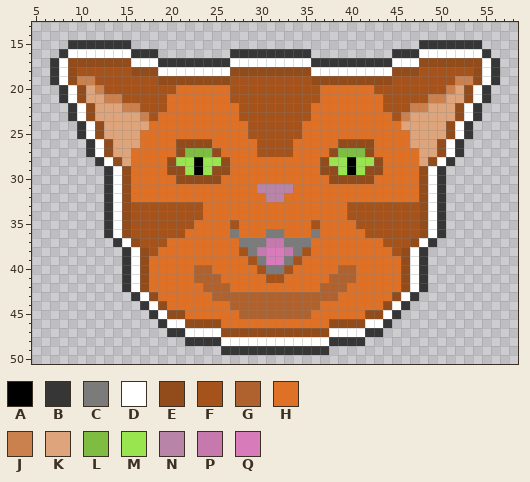
One commit to this pixel-art sprite: Purr-fect Defense/Assets/Daniëlle/assets/Sprites/app icon charlie.png. Above, as it was before the edit.
The file is 64x64 pixels. Colours within 5 levels of each other are drawn and written as one. Shown: x 5..58, y 13..50.
Palette (. is transparent): A #000000  B #363636  C #7b7b7b  D #ffffff  E #924b1a  F #a5531b  G #af622e  H #df7126  J #cb814e  K #dea47c  L #7fbd42  M #99e550  N #b885a8  P #c579ad  Q #d77bba
Pixels before, first column x 7:
15 ..BBBBBBB................................BBBBBBB..
16 .BDDDDDDDBBB........BBBBBBBBB.........BBBDDDDDDDB.
17 BDEEEEEEEDDDBBBBBBBBDDDDDDDDDBBBBBBBBBDDDEEEEEEEDB
18 BDEFFFFFFEEEDDDDDDDDEEEEEEEEEDDDDDDDDDEEEFFFFFFEDB
19 BDEJJFFFFFFFEEEEEEEEFFFFFFFFFEEEEEEEEEFFFFFFFJJEDB
20 .BDEKJFFFFFFFFHHHHHHFFFFFFFFFFHHHHHHFFFFFFFFJKEDB.
21 .BDEKKJJFFFFFHHHHHHHFFFFFFFFFFHHHHHHHFFFFFJJKKEDB.
22 ..BDEKKKJJFFFHHHHHHHHFFFFFFFFHHHHHHHHFFFJJKKKEDB..
23 ..BDEKKKKKJFHHHHHHHHHFFFFFFFFHHHHHHHHHFJKKKKKEDB..
24 ...BDEKKKKKHHHHHHHHHHHFFFFFFHHHHHHHHHHHKKKKKEDB...
25 ...BDEKKKKHHHHHHHHHHHHFFFFFFHHHHHHHHHHHHKKKKEDB...
26 ....BDEKKKHHHHEEEEHHHHHFFFFHHHHHEEEEHHHHKKKEDB....
27 ....BDEKKHHHHHELLLEHHHHFFFFHHHHELLLEHHHHHKKEDB....
28 .....BDEKHHHHEMMAMMEHHHHHHHHHHEMMAMMEHHHHKEDB.....
29 ......BDEHHHHEEMAMEEHHHHHHHHHHEEMAMEEHHHHEDB......
30 ......BDEHHHHHEEEEEHHHHHHHHHHHHEEEEEHHHHHEDB......
31 ......BDEHHHHHHHHHHHHHHNNNNHHHHHHHHHHHHHHEDB......
32 ......BDEHHHHHHHHHHHHHHHNNHHHHHHHHHHHHHHHEDB......
33 ......BDEFFFFFFFFHHHHHHHHHHHHHHHHFFFFFFFFEDB......
34 ......BDEFFFFFFFFHHHHHHHHHHHHHHHHFFFFFFFFEDB......
35 ......BDEFFFFFFFHHHHFHHHHHHHHFHHHHFFFFFFFEDB......
36 ......BDEFFFFFFHHHHHCHHHCCHHHCHHHHHFFFFFFEDB......
37 .......BDEFFFHHHHHHHHCCCPPCCCHHHHHHHHFFFEDB.......
38 ........BDEFHHHHHHHHHFCPQQPCFHHHHHHHHHFEDB........
39 ........BDEHHHHHHHHHHHFCQQCFHHHHHHHHHHHEDB........
40 ........BDEHHHHHGGHHHHHFCCFHHHHHGGHHHHHEDB........
41 ........BDEHHHHHGGGHHHHHFFHHHHHGGGHHHHHEDB........
42 ........BDEHHHHHHGGGHHHHHHHHHHGGGHHHHHHEDB........
43 .........BDEHHHHHHGGGGGGGGGGGGGGHHHHHHEDB.........
44 ..........BDEHHHHHHHGGGGGGGGGGHHHHHHHEDB..........
45 ...........BDEEHHHHHHGGGGGGGGHHHHHHEEDB...........
46 ............BDDEEEEHHHHHHHHHHHHEEEEDDB............
47 .............BBDDDDEEEEEEEEEEEEDDDDBB.............
48 ...............BBBBDDDDDDDDDDDDBBBB...............
49 ...................BBBBBBBBBBBB...................
After:
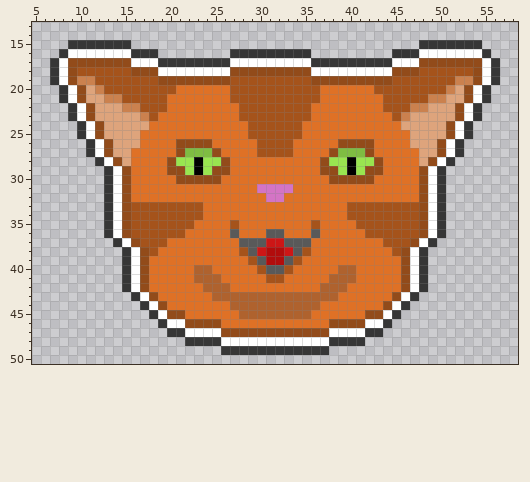
Change:
{"colour":"C","old":"#7b7b7b","new":"#595959"}
{"colour":"N","old":"#b885a8","new":"#d474c5"}
{"colour":"P","old":"#c579ad","new":"#cd1616"}
{"colour":"Q","old":"#d77bba","new":"#b20c0c"}
